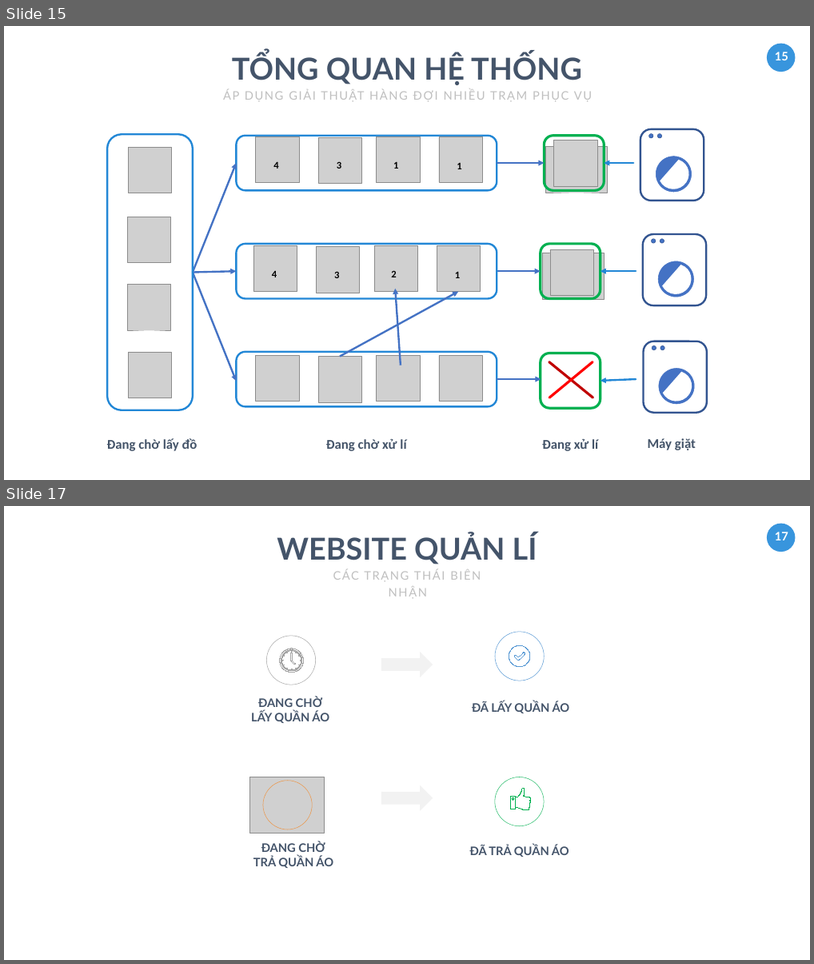
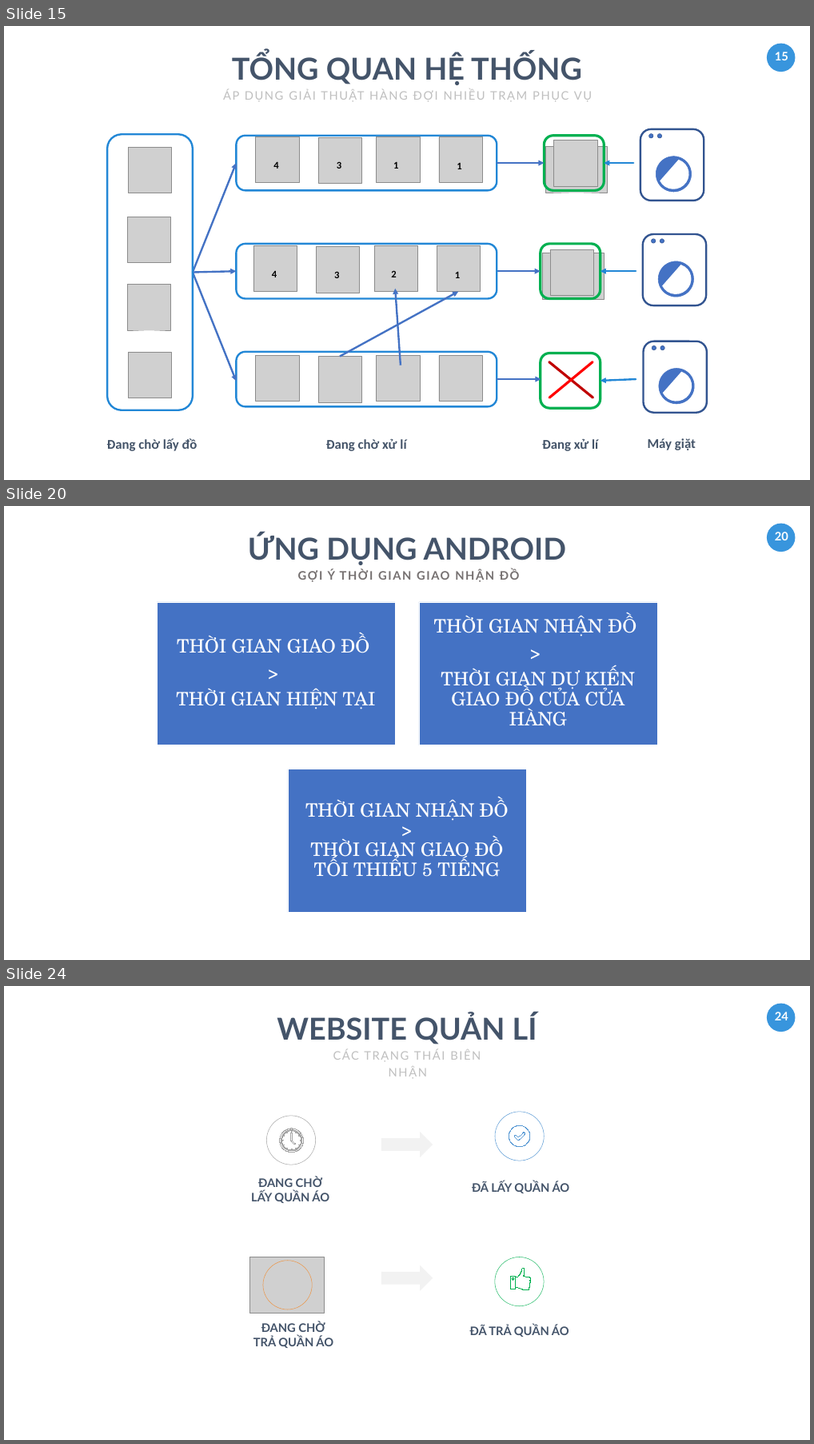
Before and after one commit to tranhoanghuan/Lu-n-v-n, a slide deck: baoCao/ppt_baocao/FREE Business Powerpoint Template.pptx. Shown one above the other, each under a label of ours: slides 15 and 17 before the commit, slides 15, 20 and 24 after it; the slides between them are not shown. The pictures are 814x964 and 814x1444 pixels, drawn with LibreOffice and Linux fonts; fonts in the diff are those of the drawing; grey boxes stand for pictures. Boxes give left, top, right and bottom in pixels: in the first picture for what was removed or moved away, otherwise in the second. Text is boxed around its words. In the diff, an @@ line names an element or a change of style, - is before the commit and + after.

Commit message:
App section android

```diff
--- a/baoCao/ppt_baocao/FREE Business Powerpoint Template.pptx
+++ b/baoCao/ppt_baocao/FREE Business Powerpoint Template.pptx
@@ slide 20 added at (4, 506, 810, 960), background #FFFFFF; not listed: 2 template elements that a slide beside it also shows @@
@@ text added at (248, 533, 566, 565), 72 pt, text #44546A, bold @@
+ỨNG DỤNG ANDROID
@@ text added at (328, 569, 546, 820), 28 pt, text #767171, bold @@
+GỢI Ý THỜI GIAN GIAO NHẬN ĐỒ
@@ group added at (157, 602, 658, 912): 3 rectangles, 3 texts @@
+THỜI GIAN GIAO ĐỒ
+>
+THỜI GIAN HIỆN TẠI
+THỜI GIAN NHẬN ĐỒ
+>
+THỜI GIAN DỰ KIẾN GIAO ĐỒ CỦA CỬA HÀNG
+THỜI GIAN NHẬN ĐỒ
+>
+THỜI GIAN GIAO ĐỒ
+TỐI THIỂU 5 TIẾNG
@@ what was slide 17 is now slide 24 @@
@@ page number at (775, 1012, 789, 1020): text changed @@
-17
+24
```
Also in this commit, not shown: 3 slides changed, 6 other slides added, 1 other file.
